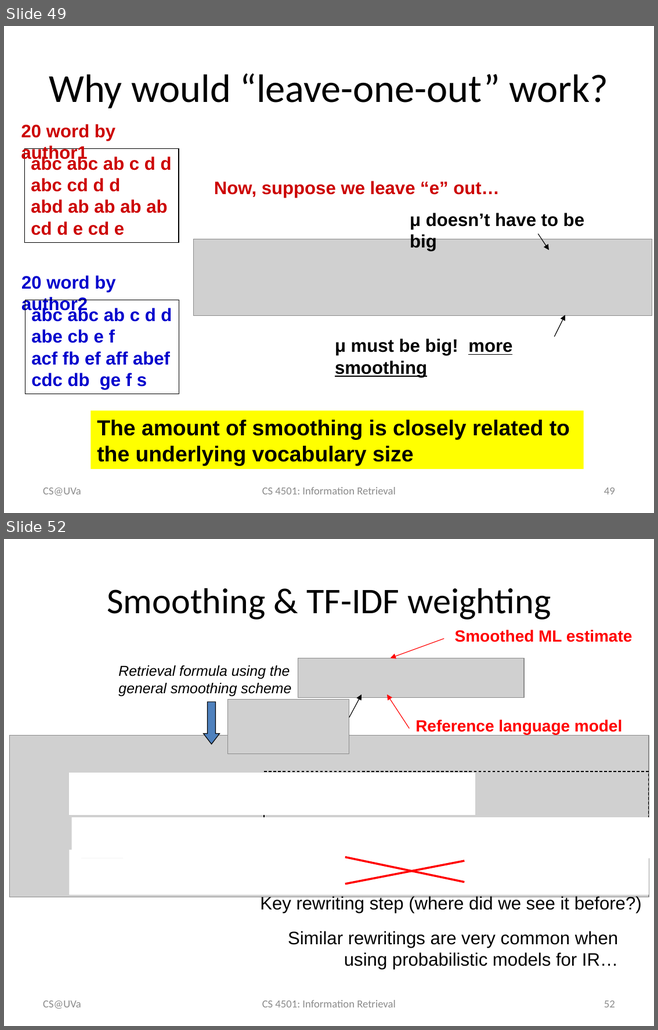
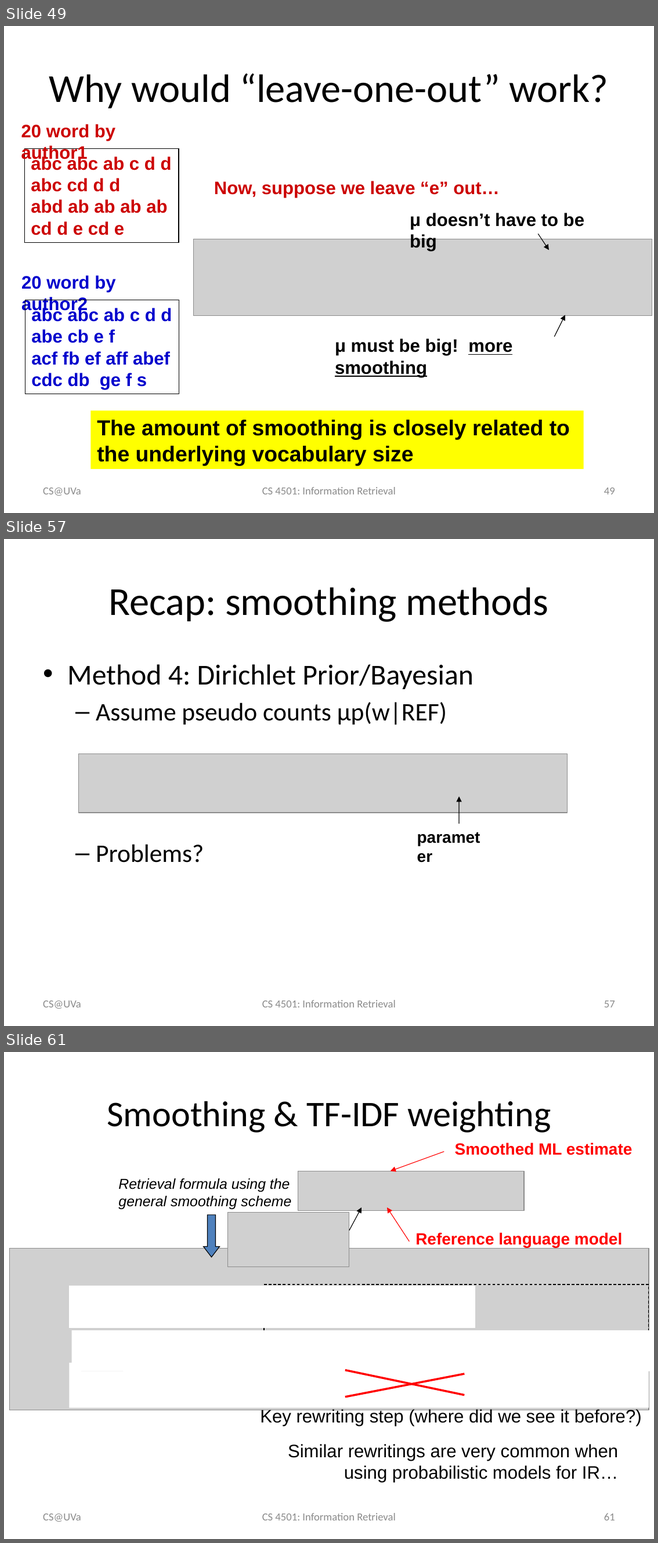
Before and after one commit to wang296/IR2015, a slide deck: docs/Language Models.pptx. Shown one above the other, each under a label of ours: slides 49 and 52 before the commit, slides 49, 57 and 61 after it; the slides between them are not shown. The pictures are 658x1030 and 658x1543 pixels, drawn with LibreOffice and Linux fonts; fonts in the diff are those of the drawing; grey boxes stand for pictures. Boxes give left, top, right and bottom in pixels: in the first picture for what was removed or moved away, otherwise in the second. Text is boxed around its words. In the diff, an @@ line names an element or a change of style, - is before the commit and + after.

```diff
--- a/docs/Language Models.pptx
+++ b/docs/Language Models.pptx
@@ slide 57 added at <box>4,539,654,1026</box>, background #FFFFFF @@
@@ title added at <box>108,587,549,622</box>, 44 pt, text #000000 @@
+Recap: smoothing methods
@@ text added at <box>67,664,473,863</box>, 28 pt, text #000000 @@
+• Method 4: Dirichlet Prior/Bayesian
+  – Assume pseudo counts μp(w|REF)
+  – Problems?
@@ picture added at <box>79,754,567,813</box> @@
@@ arrow added from (459, 824) to (459, 797), #000000 0.75 pt @@
@@ text added at <box>411,824,494,848</box>, 18 pt, text #000000, bold @@
+parameter
@@ text added at <box>43,1001,81,1009</box>, 12 pt, text #8C8C8C @@
+CS@UVa
@@ text added at <box>262,1000,395,1008</box>, 12 pt, text #8C8C8C @@
+CS 4501: Information Retrieval
@@ page number added at <box>604,1001,615,1008</box>, 12 pt, text #8C8C8C @@
+57
@@ what was slide 52 is now slide 61 @@
@@ page number at <box>604,1513,615,1521</box>: text changed @@
-52
+61
```
Also in this commit, not shown: 2 slides changed, 8 other slides added, 3 other files.
